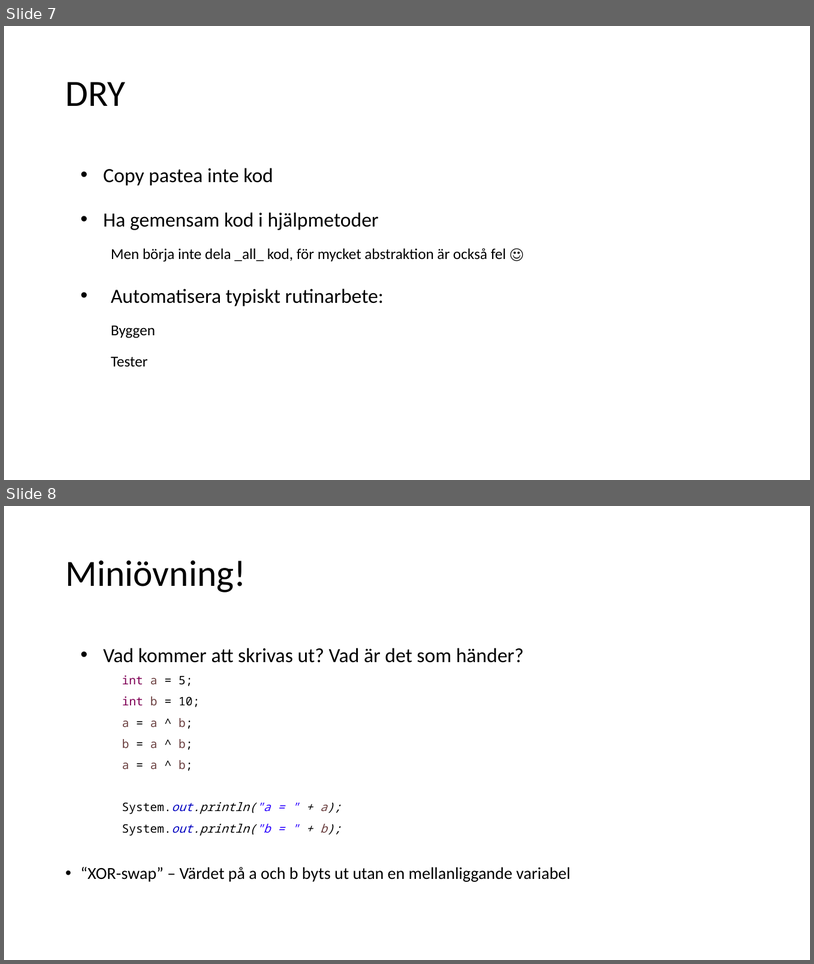
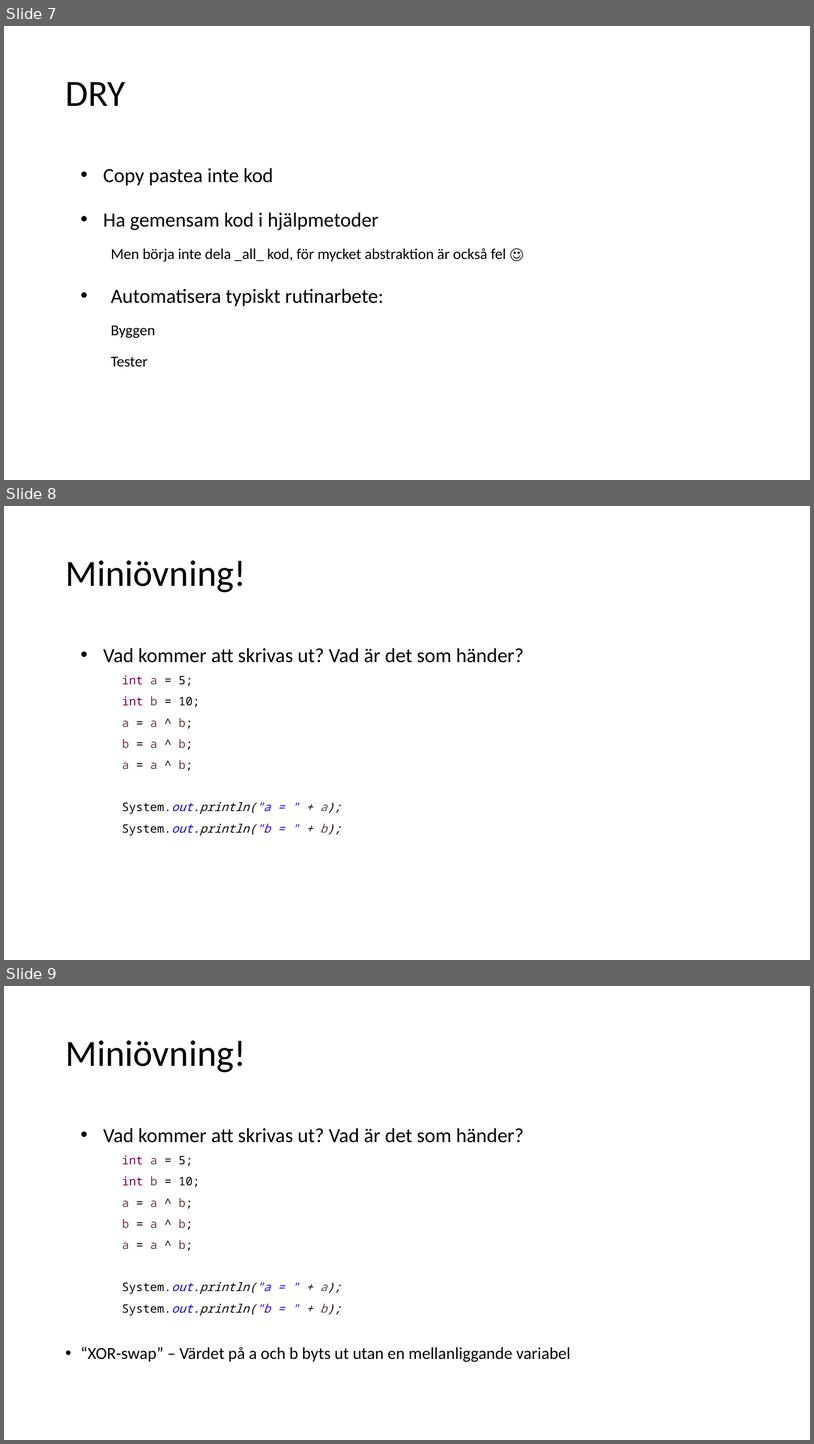
Before and after one commit to aludkiewicz/kodarskolan, a slide deck: Kodarskolan.pptx. Shown one above the other, each under a label of ours: slides 7 and 8 before the commit, slides 7, 8 and 9 after it. The pictures are 814x964 and 814x1444 pixels, drawn with LibreOffice and Linux fonts; fonts in the diff are those of the drawing. Boxes give left, top, right and bottom in pixels: in the first picture for what was removed or moved away, otherwise in the second. Text is boxed around its words. In the diff, an @@ line names an element or a change of style, - is before the commit and + after.

```diff
--- a/Kodarskolan.pptx
+++ b/Kodarskolan.pptx
@@ slide 8 added at (4,506,810,960), background #FFFFFF @@
@@ title added at (65,560,246,592), 44 pt, text #000000 @@
+Miniövning!
@@ text added at (103,648,524,835), 14 pt, text #000000 @@
+• Vad kommer att skrivas ut? Vad är det som händer?
+int a = 5;
+int b = 10;
+a = a ^ b;
+b = a ^ b;
+a = a ^ b;
+System.out.println("a = " + a);
+System.out.println("b = " + b);
@@ what was slide 8 is now slide 9 @@
```
Also in this commit, not shown: 8 slides changed, 9 other slides added, 2 slides removed, 1 other file.
